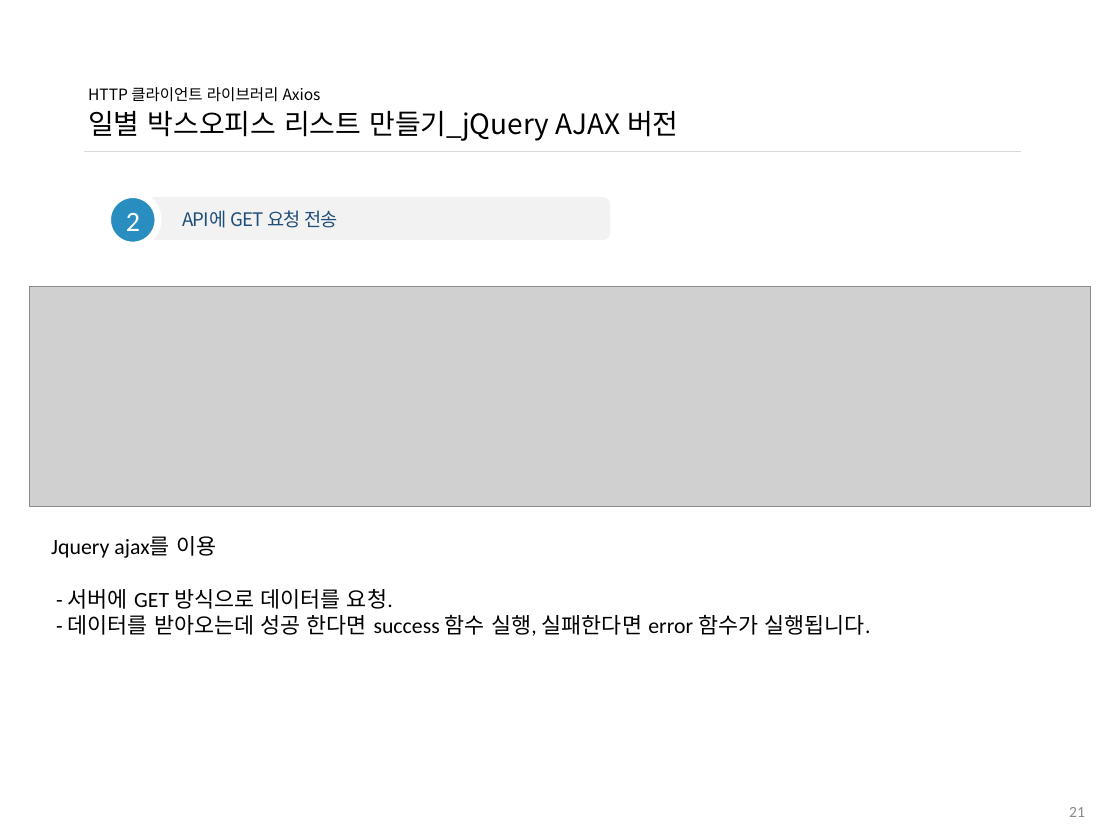
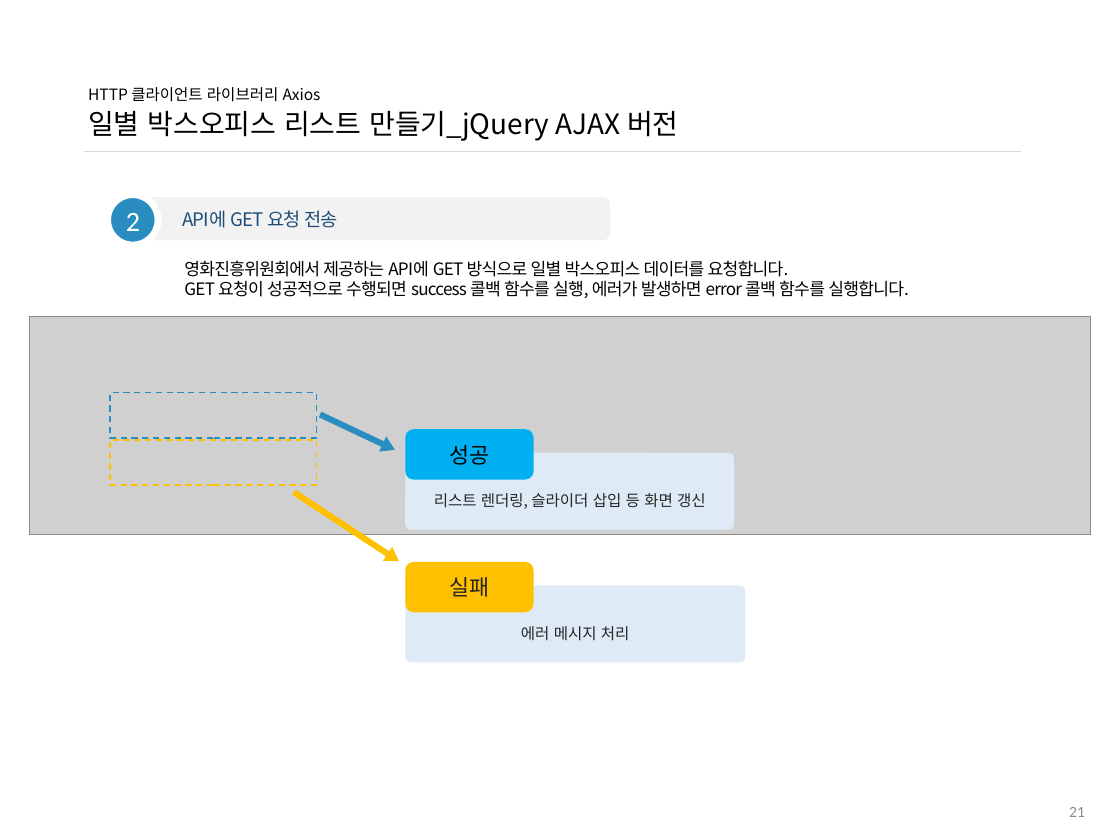
Before and after one commit to ddowon/vueStudy, a slide deck: slide 22 of 01.참고자료/191104_HTTP 클라이언트 라이브러리 Axios.pptx. Drawn at 1120x840 pixels with LibreOffice and Linux fonts; fonts in the diff are those of the drawing; grey boxes stand for pictures; background and template pictures are left out. Boxes give left, top, right and bottom in pixels: in the first picture for what was removed or moved away, otherwise in the second. Text is boxed around its words. In the diff, an @@ line names an element or a change of style, - is before the commit and + after.

Commit message:
[과제피드백] 도원님 Axios 스터디 자료 업데이트

```diff
--- a/01.참고자료/191104_HTTP 클라이언트 라이브러리 Axios.pptx
+++ b/01.참고자료/191104_HTTP 클라이언트 라이브러리 Axios.pptx
@@ text added at (184, 260, 909, 298), 11 pt, text #000000 @@
+영화진흥위원회에서 제공하는 API에 GET 방식으로 일별 박스오피스 데이터를 요청합니다.
+GET 요청이 성공적으로 수행되면 success 콜백 함수를 실행, 에러가 발생하면 error 콜백 함수를 실행합니다.
@@ picture: place and size @@
-picture at (29, 287, 1090, 507)
+picture at (29, 317, 1090, 534)
@@ rectangle added at (110, 393, 317, 438), outline #298DBF 1 pt dashed @@
@@ down arrow added at (317, 407, 399, 458), fill #298DBF @@
@@ rectangle added at (110, 440, 317, 485), outline #FFC000 1 pt dashed @@
@@ rounded rectangle added at (405, 429, 534, 479), fill #00B0F0, 14 pt, text #000000 @@
+성공
@@ rounded rectangle added at (405, 452, 735, 530), fill #DEEBF7, 10 pt, text #262626 @@
+리스트 렌더링, 슬라이더 삽입 등 화면 갱신
@@ down arrow added at (290, 485, 404, 568), fill #FFC000 @@
@@ text removed at (51, 536, 870, 636) @@
-Jquery ajax를 이용
-- 서버에 GET 방식으로 데이터를 요청.
-- 데이터를 받아오는데 성공 한다면 success 함수 실행, 실패한다면 error 함수가 실행됩니다.
@@ rounded rectangle added at (405, 562, 534, 613), fill #FFC000, 14 pt, text #262626 @@
+실패
@@ rounded rectangle added at (405, 586, 745, 663), fill #DEEBF7, 10 pt, text #262626 @@
+에러 메시지 처리
```
Also in this commit, not shown: 8 other slides changed.
